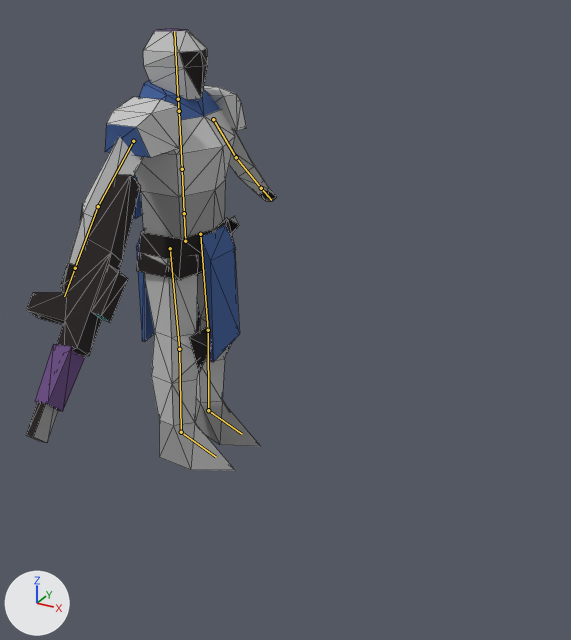
An edit to the Blender file art/models/units/sardaukar.corrino.blend, drawn before and after from the same camera.
Camera for both pictures: a 50 mm camera at (0.86, -1.17, 0.913) aimed at (0.255, -0.07, 0.363). Lighting does not change. The marker at lower left points along +X, +Y and +Z. The picture after the commit comes second. The bones that bend it are drawn over the model as lines. Mesh edges are drawn as thin lines.

Names of what the first picture shows: 'armor1', 'body', 'weapons0', 'weapons1'.
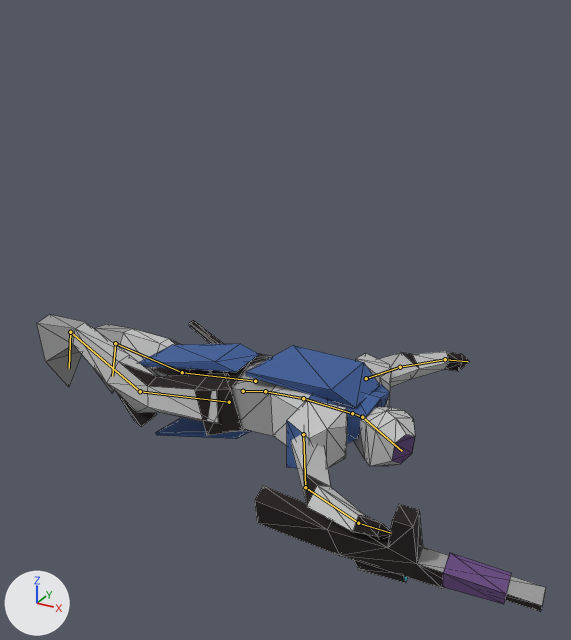
The newer file adds an action. The first version stands in its rest pose; the second is drawn at frame 31 of the action 'die'.

Where the change shows, as pixel boxes [x1, y1, x2, y2] in the pictures (571 x 640 px):
'body', posed (99% wider, 49% shorter)
    before: [60, 29, 277, 470]
    after: [37, 314, 470, 539]
'weapons0', posed (152% wider, 53% shorter)
    before: [26, 174, 141, 443]
    after: [255, 486, 546, 611]
'armor1', posed (93% wider, 60% shorter)
    before: [105, 86, 246, 372]
    after: [119, 354, 392, 469]
'weapons1', posed
    before: [35, 265, 128, 411]
    after: [354, 553, 511, 604]
bone 'hips', root to tip
    before: (185, 241) to (184, 213)
    after: (243, 391) to (265, 391)
bone 'spine', root to tip
    before: (184, 213) to (182, 169)
    after: (265, 391) to (303, 398)
bone 'chest', root to tip
    before: (182, 169) to (179, 111)
    after: (303, 398) to (352, 413)
bone 'neck', root to tip
    before: (179, 111) to (178, 99)
    after: (352, 413) to (362, 417)
bone 'head', root to tip
    before: (178, 99) to (174, 31)
    after: (362, 417) to (402, 451)
bone 'upper_arm.L', root to tip
    before: (213, 119) to (236, 157)
    after: (366, 378) to (400, 367)
bone 'forearm.L', root to tip
    before: (236, 157) to (261, 188)
    after: (400, 367) to (445, 359)
bone 'hand.L', root to tip
    before: (261, 188) to (271, 200)
    after: (445, 359) to (467, 361)
bone 'upper_arm.R', root to tip
    before: (133, 141) to (98, 206)
    after: (303, 434) to (305, 487)
bone 'forearm.R', root to tip
    before: (98, 206) to (75, 268)
    after: (305, 487) to (358, 523)
bone 'hand.R', root to tip
    before: (75, 268) to (64, 296)
    after: (358, 523) to (391, 533)
bone 'thigh.L', root to tip
    before: (200, 234) to (208, 330)
    after: (255, 381) to (182, 372)
bone 'shin.L', root to tip
    before: (208, 330) to (208, 410)
    after: (182, 372) to (115, 343)
bone 'foot.L', root to tip
    before: (208, 410) to (242, 434)
    after: (115, 343) to (112, 376)
bone 'thigh.R', root to tip
    before: (170, 248) to (179, 349)
    after: (229, 402) to (140, 391)
bone 'shin.R', root to tip
    before: (179, 349) to (181, 432)
    after: (140, 391) to (70, 332)
bone 'foot.R', root to tip
    before: (181, 432) to (216, 457)
    after: (70, 332) to (69, 368)

What the commit changed:
Bone 'hips' (bone_hips) moves from (0.0, 0.0, 0.0) to (0.12, -0.293, 0.0).
Bone 'hips' (bone_hips) turns from (0, 0, 0) to (0, 0, -76) degrees about its own x, y and z.
Bone 'spine' (bone_spine) turns from (0, 0, 0) to (0, 0, -9) degrees about its own x, y and z.
Bone 'chest' (bone_chest) turns from (0, 0, 0) to (3, 0, -5) degrees about its own x, y and z.
Bone 'neck' (bone_neck) turns from (0, 0, 0) to (3, 0, -3) degrees about its own x, y and z.
Bone 'head' (bone_head) turns from (0, 0, 0) to (23, 1, -3) degrees about its own x, y and z.
Bone 'upper_arm.L' (bone_upper_arm_l) turns from (0, 0, 0) to (52, 7, -15) degrees about its own x, y and z.
Bone 'forearm.L' (bone_forearm_l) turns from (0, 0, 0) to (25, -4, 16) degrees about its own x, y and z.
Bone 'hand.L' (bone_hand_l) turns from (0, 0, 0) to (20, 1, -6) degrees about its own x, y and z.
Bone 'upper_arm.R' (bone_upper_arm_r) turns from (0, 0, 0) to (-78, 0, 0) degrees about its own x, y and z.
Bone 'forearm.R' (bone_forearm_r) turns from (0, 0, 0) to (-44, -1, -3) degrees about its own x, y and z.
Bone 'hand.R' (bone_hand_r) turns from (0, 0, 0) to (-20, -2, -11) degrees about its own x, y and z.
Bone 'thigh.L' (bone_thigh_l) turns from (0, 0, 0) to (5, 0, 5) degrees about its own x, y and z.
Bone 'shin.L' (bone_shin_l) turns from (0, 0, 0) to (-2, 0, 13) degrees about its own x, y and z.
Bone 'foot.L' (bone_foot_l) turns from (0, 0, 0) to (13, 1, -7) degrees about its own x, y and z.
Bone 'thigh.R' (bone_thigh_r) turns from (0, 0, 0) to (-6, 1, 10) degrees about its own x, y and z.
Bone 'shin.R' (bone_shin_r) turns from (0, 0, 0) to (2, -1, 33) degrees about its own x, y and z.
Bone 'foot.R' (bone_foot_r) turns from (0, 0, 0) to (38, 4, -12) degrees about its own x, y and z.
